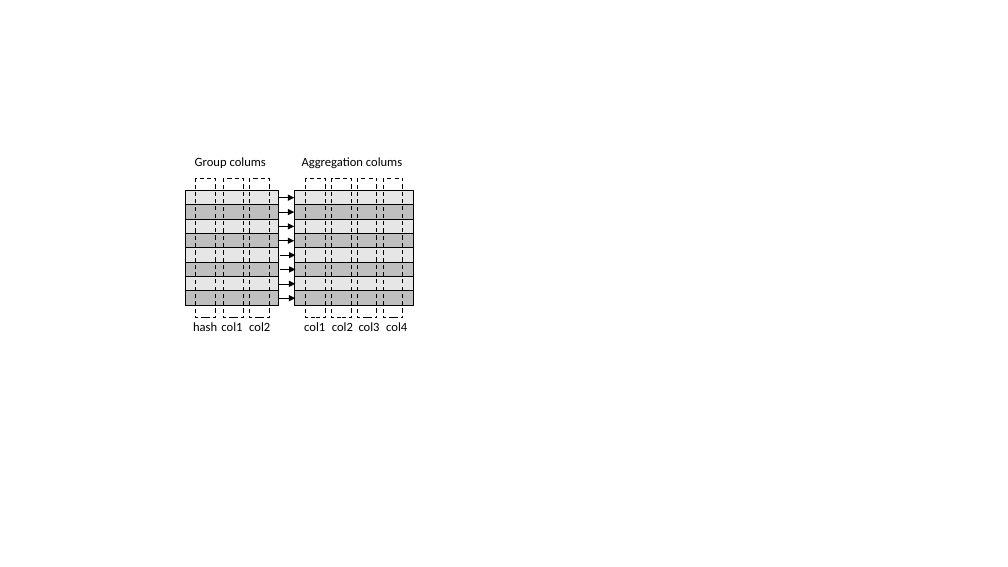
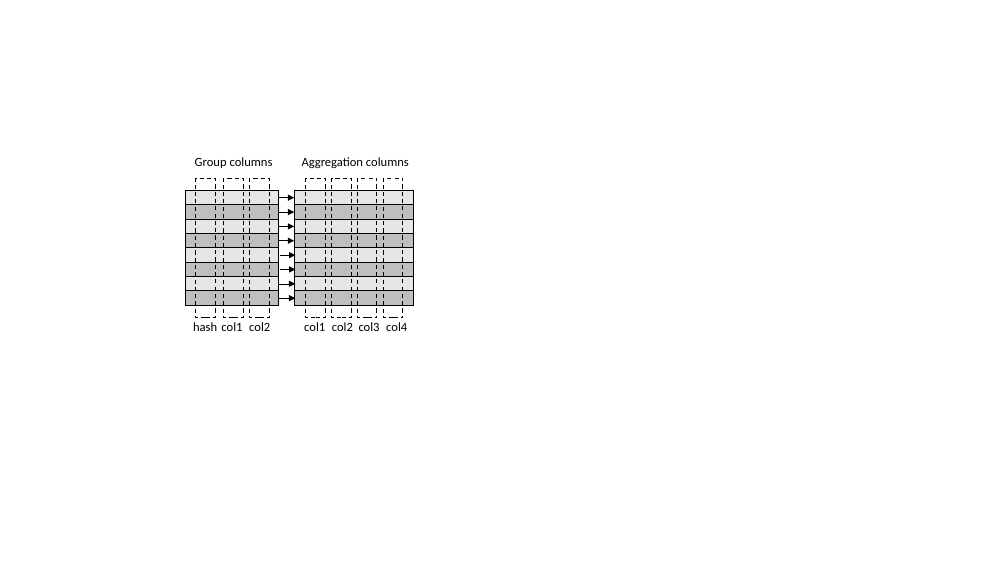
Before and after one commit to scott-zgeng/thor, a slide deck: slide 25 of doc/thor architecture.pptx. Drawn at 1008x567 pixels with LibreOffice and Linux fonts; fonts in the diff are those of the drawing. Boxes give left, top, right and bottom in pixels: in the first picture for what was removed or moved away, otherwise in the second. Text is boxed around its words. In the diff, an @@ line names an element or a change of style, - is before the commit and + after.

Commit message:
update ppt

```diff
--- a/doc/thor architecture.pptx
+++ b/doc/thor architecture.pptx
@@ text at box(195, 157, 273, 168): text changed @@
-Group colums
+Group columns
@@ text at box(302, 157, 409, 168): text changed @@
-Aggregation colums
+Aggregation columns
```
Also in this commit, not shown: 2 other files.
